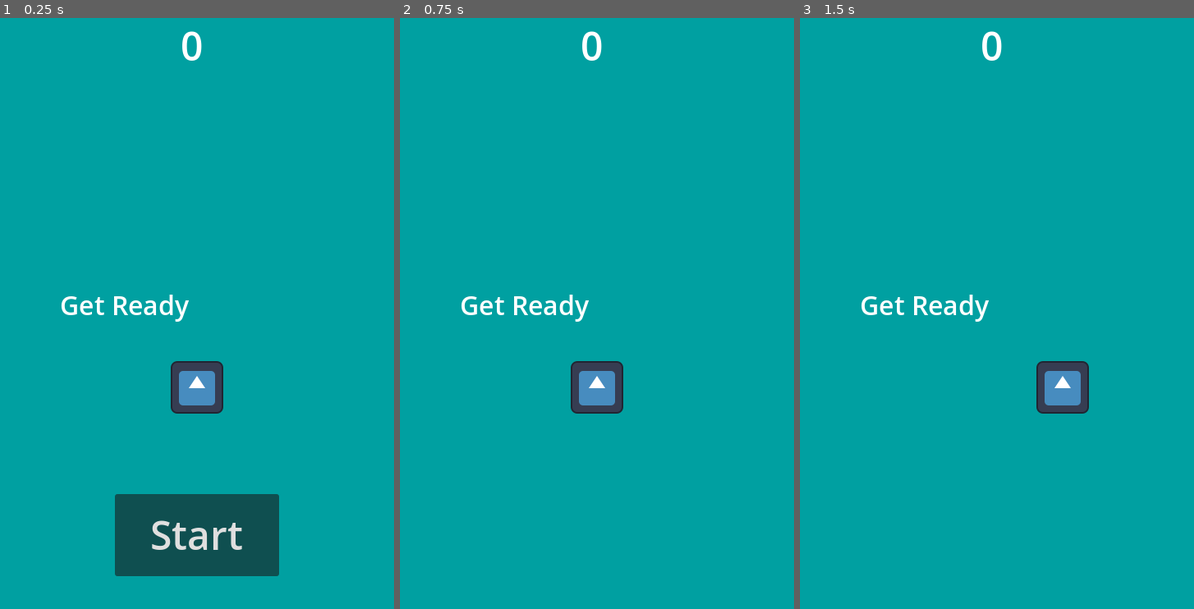
Above: before the commit, frames 1-3 (left to right).
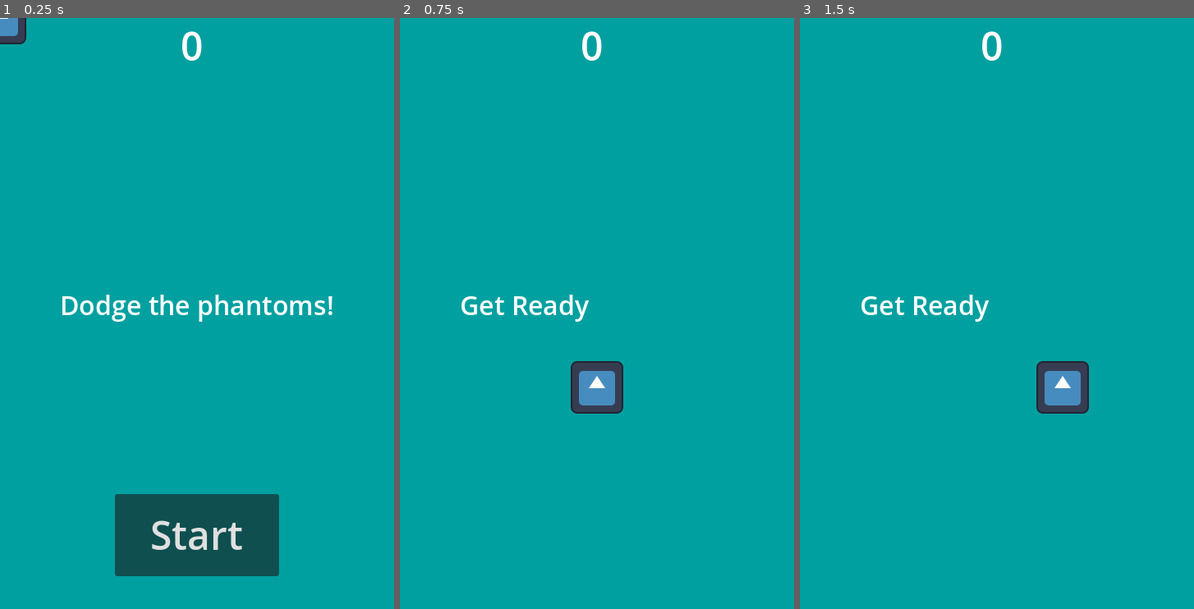
Above: after the commit, the same moments.

Repository: zacharyh9108/Dodgeball
Game: Godot game, scene res://main.tscn
Same seed, same stepped clock (60 frames per second), same inputs: the game is played once before the commit and once after it. The engine's default icon, where the game draws it, is replaced by a stand-in: a white triangle on a blue panel in a dark square.
Inputs:
- Up to frame 1 (0.25 s): no input
- Up to frame 2 (0.75 s): click "Start" at 0.5 s
- Up to frame 3 (1.5 s): tap Enter (start_game, bound only after the commit) at 1.25 s; hold D (move_right) from 1.28 s (still down); hold Enter (start_game, bound only after the commit) from 1.28 s (still down)

The runs differ from the first frame. In frame 1, 2.4% of the frame differs, in the area x 0-85%, y 0-67%; in frame 2, nothing differs; in frame 3, nothing differs.

Commit message:
Added audio

Diff:
--- a/main.gd
+++ b/main.gd
@@ -5,7 +5,8 @@
 
 # Called when the node enters the scene tree for the first time.
 func _ready():
-	new_game()
+	if Input.is_action_pressed("start_game"):
+		new_game()
 
 # Called every frame. 'delta' is the elapsed time since the previous frame.
 func _process(_delta):
@@ -15,6 +16,8 @@
 	$ScoreTimer.stop()
 	$MobTimer.stop()
 	$HUD.show_game_over()
+	$Music.stop()
+	$DeathSound.play()
 
 func new_game():
 	score = 0
@@ -23,6 +26,7 @@
 	$HUD.update_score(score)
 	$HUD.show_message("Get Ready")
 	get_tree().call_group("mobs", "queue_free")
+	$Music.play()
 
 func _on_mob_timer_timeout():
 	# Create a new instance of the Mob scene.
@@ -53,7 +57,6 @@
 	score += 1
 	$HUD.update_score(score)
 
-
 func _on_start_timer_timeout():
 	$MobTimer.start()
 	$ScoreTimer.start()
--- a/main.tscn
+++ b/main.tscn
@@ -44,6 +44,10 @@
 
 [node name="HUD" parent="." instance=ExtResource("4_mrcpv")]
 
+[node name="Music" type="AudioStreamPlayer" parent="."]
+
+[node name="DeathSound" type="AudioStreamPlayer" parent="."]
+
 [connection signal="timeout" from="MobTimer" to="." method="_on_mob_timer_timeout"]
 [connection signal="timeout" from="ScoreTimer" to="." method="_on_score_timer_timeout"]
 [connection signal="timeout" from="StartTimer" to="." method="_on_start_timer_timeout"]
--- a/project.godot
+++ b/project.godot
@@ -43,3 +43,8 @@
 "events": [Object(InputEventKey,"resource_local_to_scene":false,"resource_name":"","device":-1,"window_id":0,"alt_pressed":false,"shift_pressed":false,"ctrl_pressed":false,"meta_pressed":false,"pressed":false,"keycode":0,"physical_keycode":65,"key_label":0,"unicode":97,"echo":false,"script":null)
 ]
 }
+start_game={
+"deadzone": 0.5,
+"events": [Object(InputEventKey,"resource_local_to_scene":false,"resource_name":"","device":-1,"window_id":0,"alt_pressed":false,"shift_pressed":false,"ctrl_pressed":false,"meta_pressed":false,"pressed":false,"keycode":0,"physical_keycode":4194309,"key_label":0,"unicode":0,"echo":false,"script":null)
+]
+}
